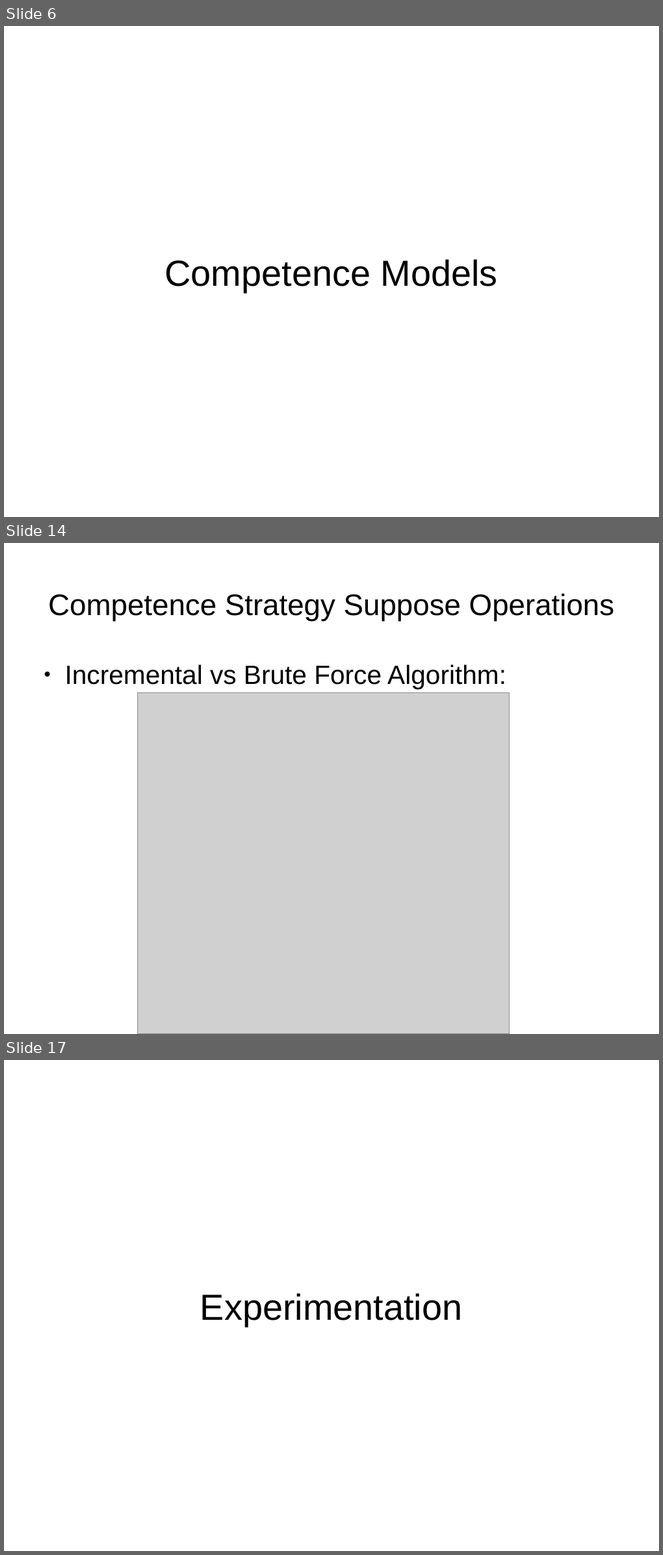
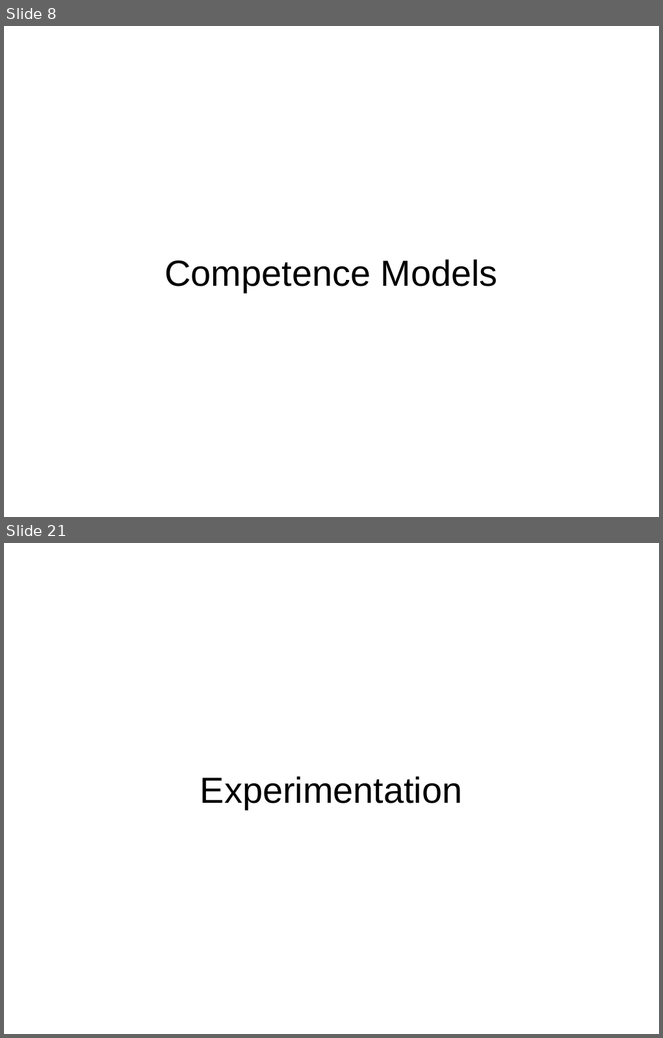
Before and after one commit to charlesmccarthyirl/FYP, a slide deck: Documentation/Demo Day/Presentation.odp. Shown one above the other, each under a label of ours: slides 6, 14 and 17 before the commit, slides 8 and 21 after it; the slides between them are not shown. The pictures are 663x1555 and 663x1038 pixels, drawn with LibreOffice and Linux fonts; fonts in the diff are those of the drawing; grey boxes stand for pictures. Boxes give left, top, right and bottom in pixels: in the first picture for what was removed or moved away, otherwise in the second. Text is boxed around its words. In the diff, an @@ line names an element or a change of style, - is before the commit and + after.

```diff
--- a/Documentation/Demo Day/Presentation.odp
+++ b/Documentation/Demo Day/Presentation.odp
@@ slide 14 removed at [4, 543, 659, 1034], background #FFFFFF @@
@@ title removed at [48, 594, 615, 621] @@
-Competence Strategy Suppose Operations
@@ text removed at [65, 665, 506, 689] @@
-● Incremental vs Brute Force Algorithm:
@@ picture removed at [137, 693, 509, 1034] @@
@@ what was slide 6 is now slide 8 @@
@@ what was slide 17 is now slide 21 @@
```
Also in this commit, not shown: 14 slides changed, 7 slides added, 2 other files.
